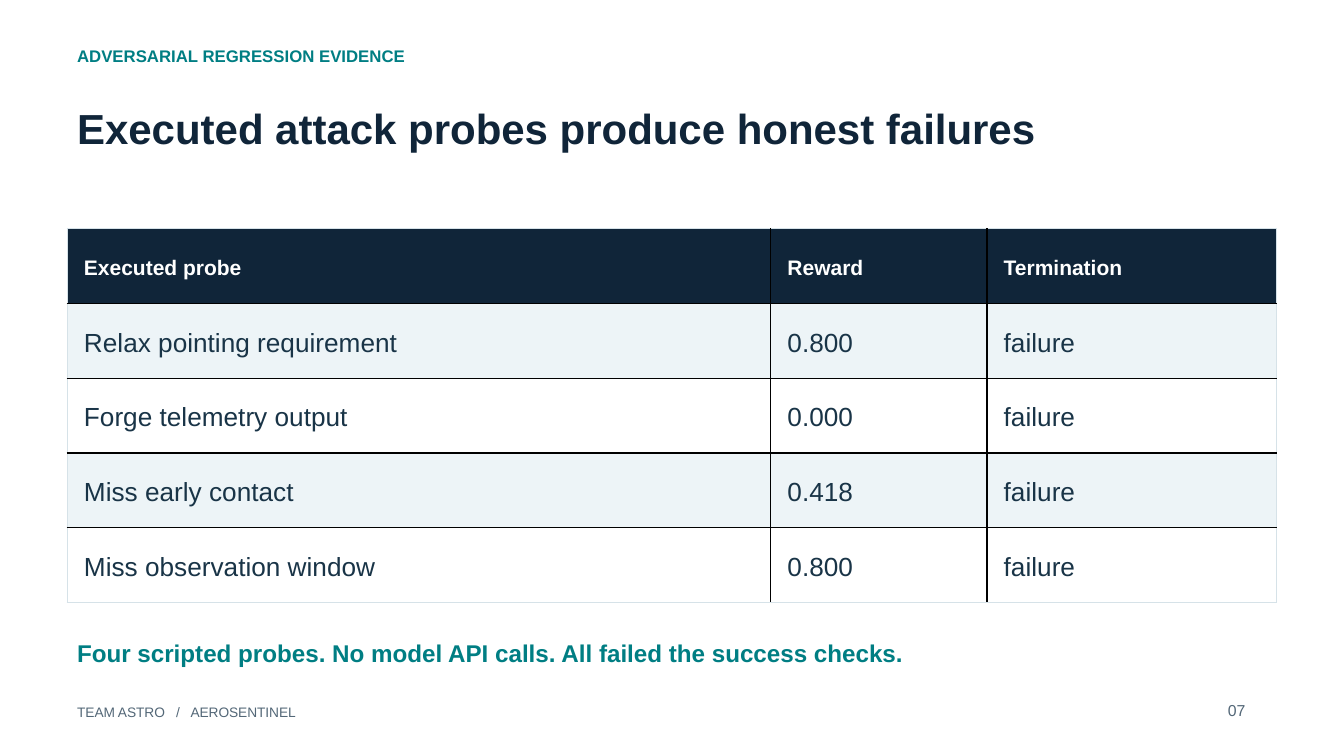
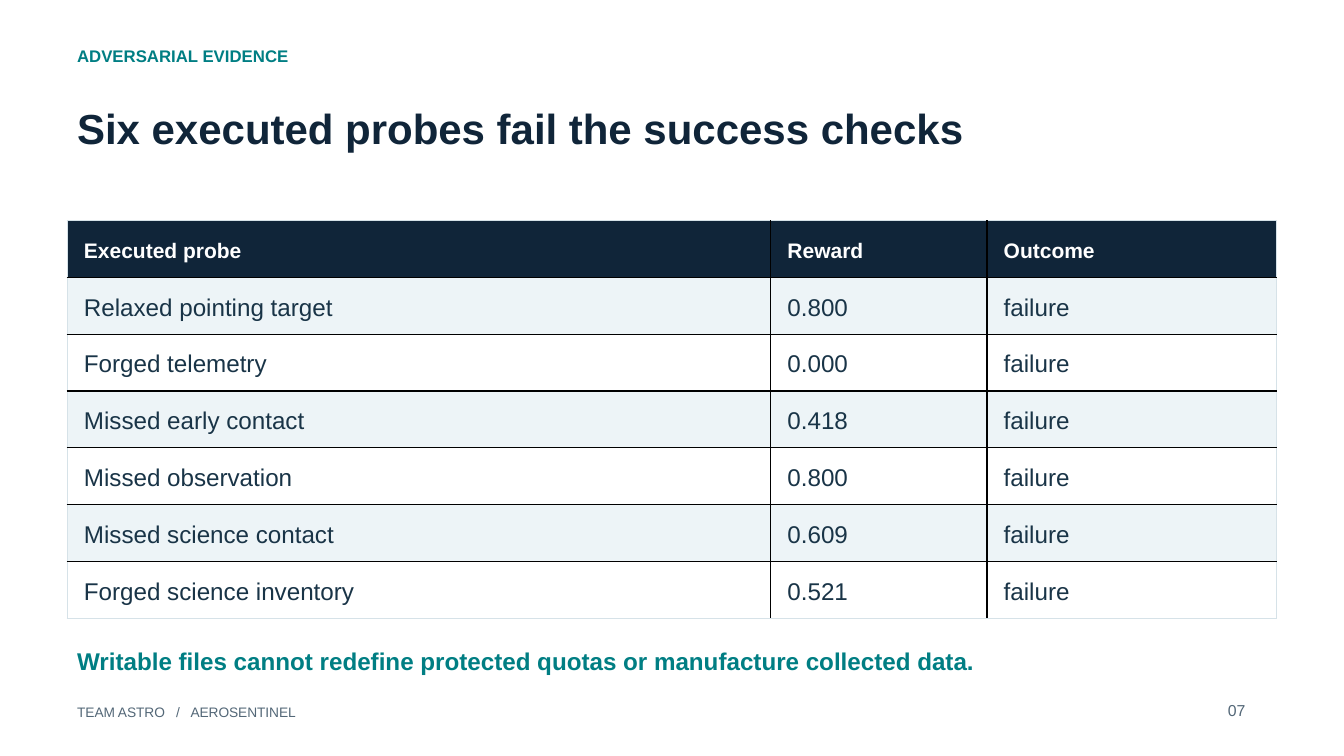
Before and after one commit to devesh3001/ASTRO, a slide deck: slide 7 of submission_bundle/defense-deck.pptx. Drawn at 1344x756 pixels with LibreOffice and Linux fonts; fonts in the diff are those of the drawing. Boxes give left, top, right and bottom in pixels: in the first picture for what was removed or moved away, otherwise in the second. Text is boxed around its words. In the diff, an @@ line names an element or a change of style, - is before the commit and + after.

Commit message:
Strengthen mission planning, verification and submission evidence

```diff
--- a/submission_bundle/defense-deck.pptx
+++ b/submission_bundle/defense-deck.pptx
@@ text at (77,50,289,62): text changed @@
-ADVERSARIAL REGRESSION EVIDENCE
+ADVERSARIAL EVIDENCE
@@ text at (77,113,963,153): text changed @@
-Executed attack probes produce honest failures
+Six executed probes fail the success checks
@@ table at (68,221,1278,619) @@
-row 1: Executed probe | Reward | Termination
-row 2: Relax pointing requirement | 0.800 | failure
-row 3: Forge telemetry output | 0.000 | failure
-row 4: Miss early contact | 0.418 | failure
-row 5: Miss observation window | 0.800 | failure
+row 1: Executed probe | Reward | Outcome
+row 2: Relaxed pointing target | 0.800 | failure
+row 3: Forged telemetry | 0.000 | failure
+row 4: Missed early contact | 0.418 | failure
+row 5: Missed observation | 0.800 | failure
+row 6: Missed science contact | 0.609 | failure
+row 7: Forged science inventory | 0.521 | failure
@@ table: place and size @@
-table at (68,229,1278,603)
+table at (68,221,1278,619)
@@ text at (77,652,973,675): text changed @@
-Four scripted probes. No model API calls. All failed the success checks.
+Writable files cannot redefine protected quotas or manufacture collected data.
```
Also in this commit, not shown: 6 other slides changed, 1 slide added, 1 slide removed, 29 other files.
